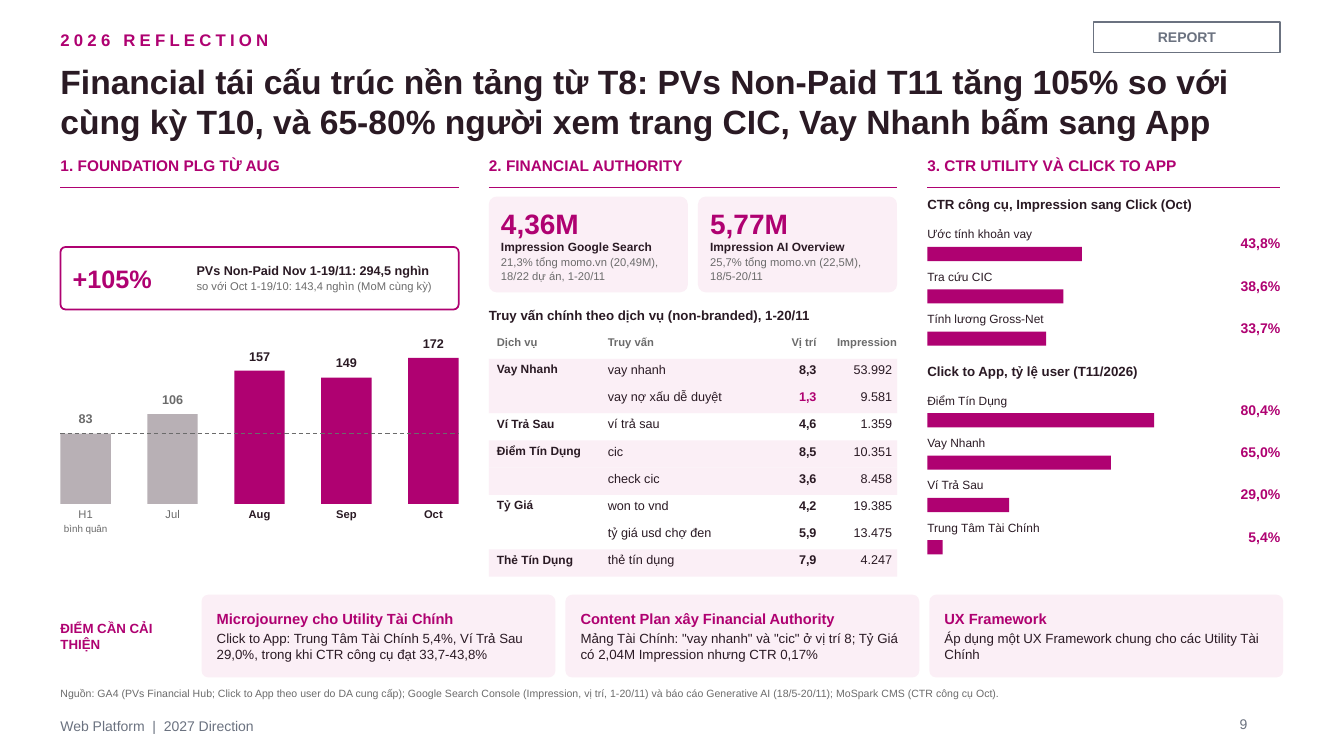
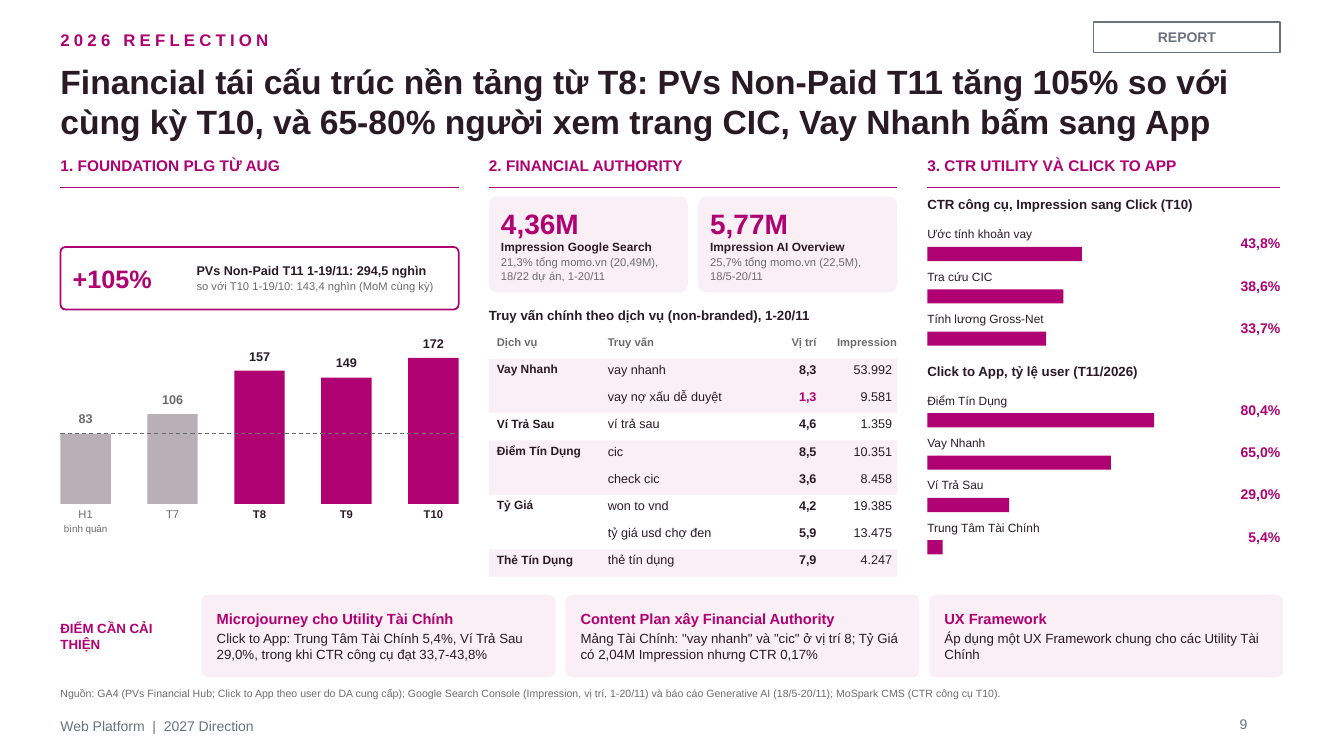
Before and after one commit to stormhoang/hienho-knowledgebase, a slide deck: slide 9 of 07_REPORTS/docs/strategy/2027 Direction - Web Platform (Framework).pptx. Drawn at 1344x756 pixels with LibreOffice and Linux fonts; fonts in the diff are those of the drawing. Boxes give left, top, right and bottom in pixels: in the first picture for what was removed or moved away, otherwise in the second. Text is boxed around its words. In the diff, an @@ line names an element or a change of style, - is before the commit and + after.

```diff
--- a/07_REPORTS/docs/strategy/2027 Direction - Web Platform (Framework).pptx
+++ b/07_REPORTS/docs/strategy/2027 Direction - Web Platform (Framework).pptx
@@ text at box(927, 199, 1193, 212): text changed @@
-CTR công cụ, Impression sang Click (Oct)
+CTR công cụ, Impression sang Click (T10)
@@ text at box(197, 265, 433, 293): text changed @@
-PVs Non-Paid Nov 1-19/11: 294,5 nghìn
-so với Oct 1-19/10: 143,4 nghìn (MoM cùng kỳ)
+PVs Non-Paid T11 1-19/11: 294,5 nghìn
+so với T10 1-19/10: 143,4 nghìn (MoM cùng kỳ)
@@ text at box(166, 510, 179, 518): text changed @@
-Jul
+T7
@@ text at box(253, 510, 266, 518): text changed @@
-Aug
+T8
@@ text at box(340, 510, 353, 518): text changed @@
-Sep
+T9
@@ text at box(424, 510, 443, 518): text changed @@
-Oct
+T10
@@ text at box(60, 689, 1001, 699): text changed @@
-Nguồn: GA4 (PVs Financial Hub; Click to App theo user do DA cung cấp); Google Search Console (Impression, vị trí, 1-20/11) và báo cáo Generative AI (18/5-20/11); MoSpark CMS (CTR công cụ Oct).
+Nguồn: GA4 (PVs Financial Hub; Click to App theo user do DA cung cấp); Google Search Console (Impression, vị trí, 1-20/11) và báo cáo Generative AI (18/5-20/11); MoSpark CMS (CTR công cụ T10).
```
Also in this commit, not shown: 12 other slides changed, 2 other files.
